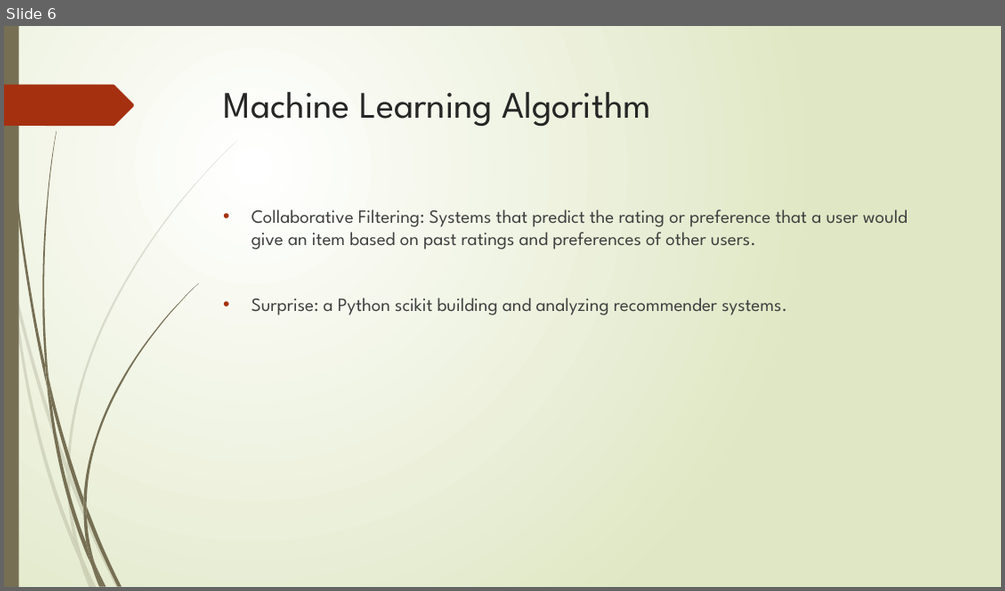
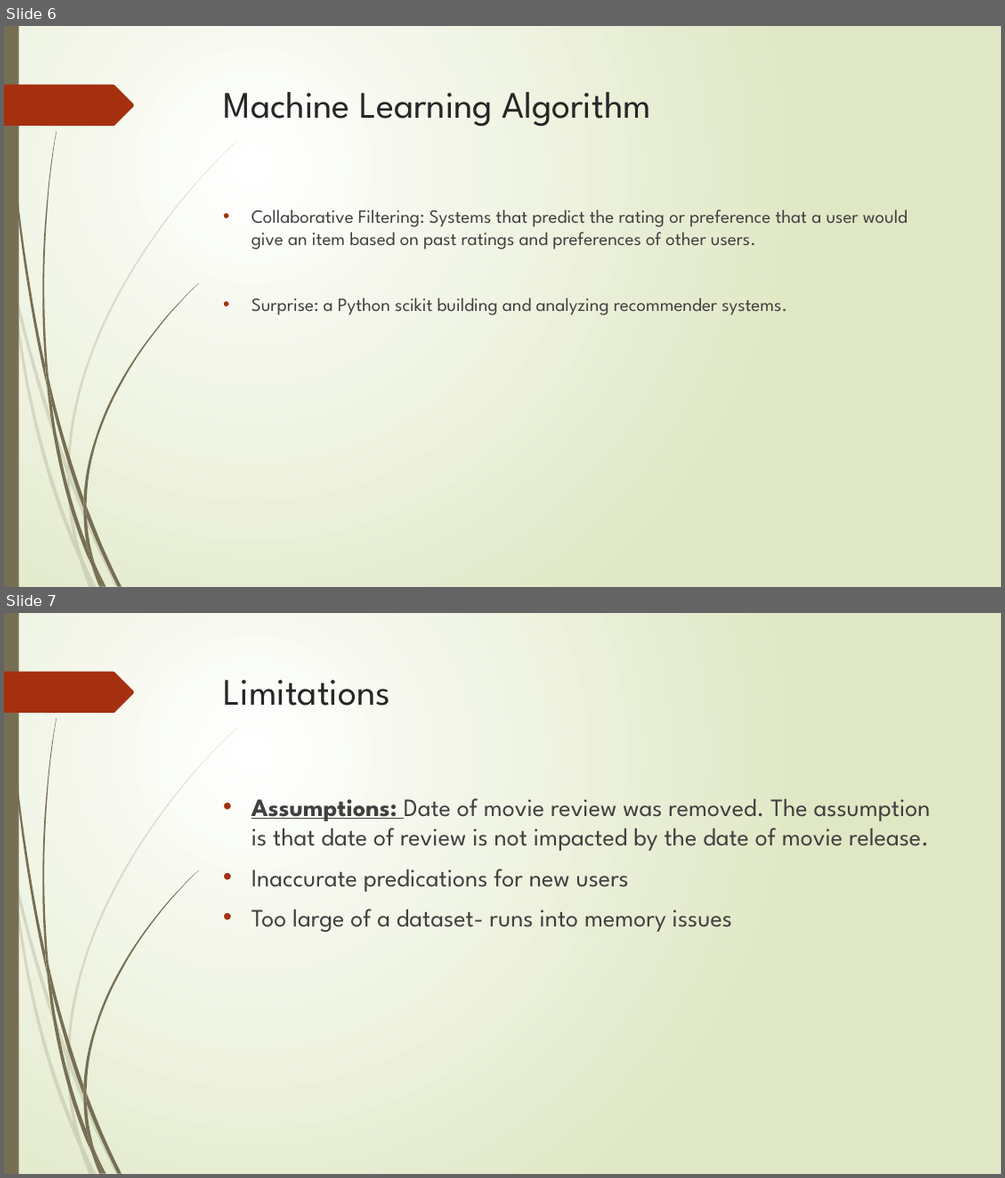
Before and after one commit to manelmahroug/netflix-movie-recommendation, a slide deck: Movie-Recommendation.pptx. Shown one above the other, each under a label of ours: slide 6 before the commit, slides 6 and 7 after it. The pictures are 1005x591 and 1005x1178 pixels, drawn with LibreOffice and Linux fonts; fonts in the diff are those of the drawing. Boxes give left, top, right and bottom in pixels: in the first picture for what was removed or moved away, otherwise in the second. Text is boxed around its words. In the diff, an @@ line names an element or a change of style, - is before the commit and + after.

```diff
--- a/Movie-Recommendation.pptx
+++ b/Movie-Recommendation.pptx
@@ slide 7 added at box(4, 613, 1001, 1174), background gradient #FFFFFF to #DFE8C4; not listed: 24 template elements that a slide beside it also shows @@
@@ title added at box(224, 680, 391, 706), 36 pt, text #262626 @@
+Limitations
@@ text added at box(251, 798, 930, 932), 24 pt, text #404040 @@
+• Assumptions: Date of movie review was removed. The assumption is that date of review is not impacted by the date of movie release.
+• Inaccurate predications for new users
+• Too large of a dataset- runs into memory issues
```
Also in this commit, not shown: 1 other file.
